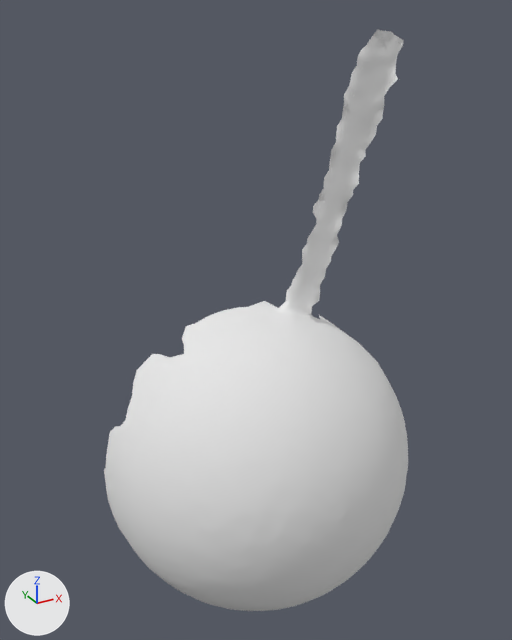
Renders of the OBJ model res/pendulum_horizontal/Pendulum_horizontal.000115.obj from each side of a commit.
Before and after are seen from a 50 mm camera at (-325.0, -198.0, 406.0) aimed at (-58.0, 287.0, 163.0). Every picture has the same lights, and +X, +Y and +Z are marked at lower left. Where no turn or scale is listed for an object, it has been applied to the vertices.

The first picture shows 'Pendulum_horizontal.000115'.
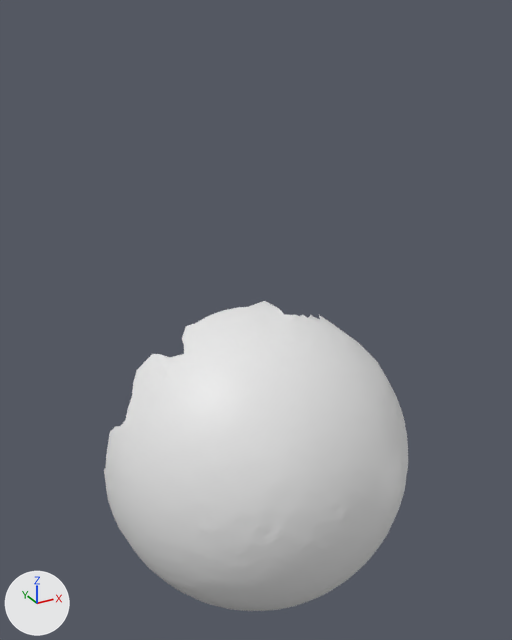
Boxes (x1, y1, x2, y2) around the edits, measured in the pictures (512 x 640 px):
'Pendulum_horizontal.000115', reshaped (47% shorter)
    before: (104, 29, 408, 611)
    after: (104, 301, 408, 611)
part 1 of me_pendulum_horizontal_000115, deleted
    before: (279, 29, 404, 318)

What changed in the scene script:
```text
Change me_pendulum_horizontal_000115:
    used by ob_pendulum_horizontal_000115; location = (0.0, 0.0, 0.0)
    remove me_pendulum_horizontal_000115.from_pydata(...)  # 5480 vertices, 10792 faces; spans x -189.0..85.0, y 174.0..356.0, z -142.0..391.0
    remove me_pendulum_horizontal_000115.materials.append(mat_pendulum_horizontal_000115)  # white #e7e7e7
    add me_pendulum_horizontal_000115.from_pydata(...)  # 4982 vertices, 9876 faces; spans x -189.0..85.0, y 174.0..356.0, z -142.0..155.0
    me_pendulum_horizontal_000115 part 1: 498 vertices removed from x -16.0..59.0, y 260.0..313.0, z 152.0..391.0
```
